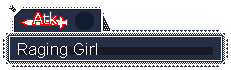
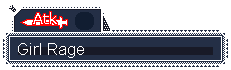
Comparing the layer stacks of the two 231x70 images. Changes:
painted on "Text" over (18, 43, 97, 58)
